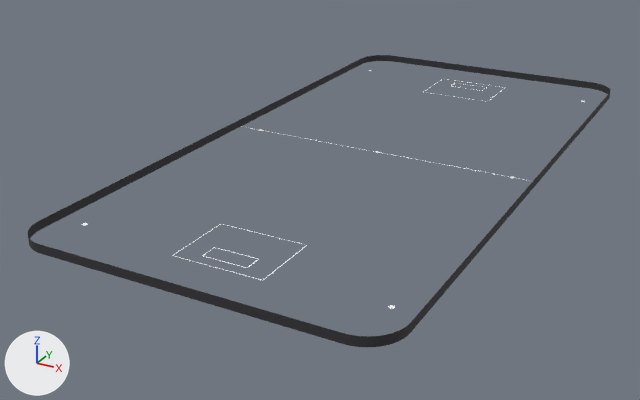
Renders of the OBJ model web/assets/rink.obj from each side of a commit.
Rendered twice from a camera (50 mm lens) standing at (21509.0, -66418.0, 19155.0) and looking at (-2475.0, -22810.0, -2648.0). Lighting does not change. The marker at lower left points along +X, +Y and +Z. The picture after the commit comes second. Where no turn or scale is listed for an object, it has been applied to the vertices.

The first picture shows 'rink'.
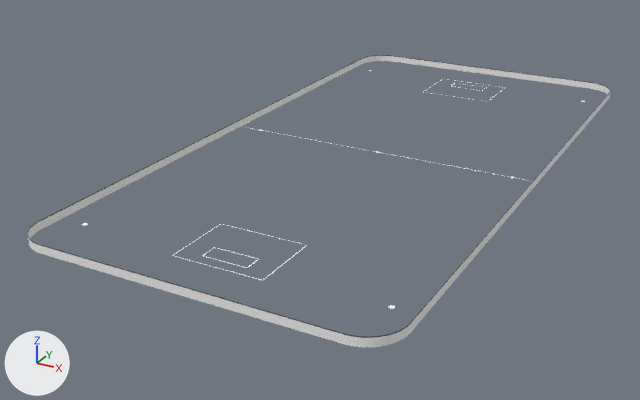
What changed in the scene script:
```text
Change mat_board:
    mat_board.base_color: (0.03, 0.03, 0.035) -> (0.9, 0.9, 0.88)  # dark grey #303035 -> white #f3f3f1
```

Location of each change, (x1, y1, x2, y2) in pixels of the pictures (640 x 400 px):
'rink', recoloured
    both: (28, 55, 611, 347)
